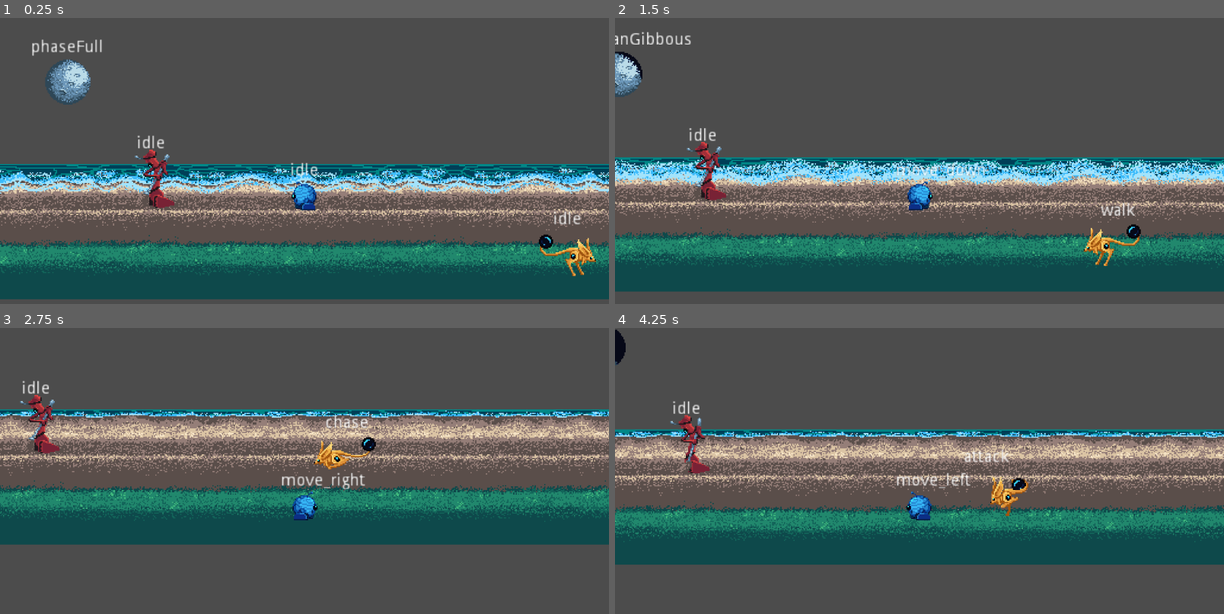
Above: before the commit, frames 1-4 (two rows, left to right).
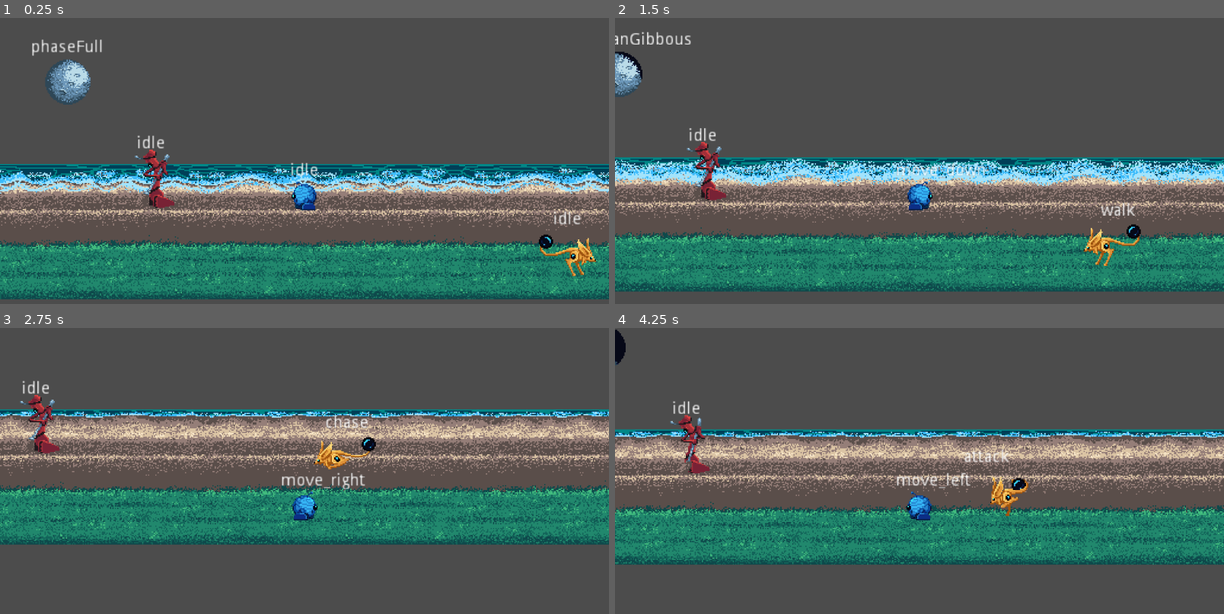
Above: after the commit, the same moments.

Repository: GeekzGamingz/Myunjoule
Game: Godot game, scene res://source/Levels/Level_Debug.tscn
Same seed, same stepped clock (60 frames per second), same inputs: the game is played once before the commit and once after it.
Inputs:
- Up to frame 1 (0.25 s): no input
- Up to frame 2 (1.5 s): hold D (move_right) 0.53-1.28 s; hold E (activate) 0.53-1.28 s; hold S (move_backward) from 1.28 s (still down); tap E (activate) at 1.35 s
- Up to frame 3 (2.75 s): release S (move_backward) at 2.03 s; hold D (move_right) from 2.03 s (still down); hold E (activate) from 2.03 s (still down)
- Up to frame 4 (4.25 s): release D (move_right) at 2.78 s; release E (activate) at 2.78 s; hold W (move_forward) 2.78-3.53 s; tap E (activate) at 2.85 s; hold A (move_left) from 3.53 s (still down); hold E (activate) from 3.53 s (still down)

The runs differ from the first frame. In frame 1, 11% of the frame differs, in the area x 0-100%, y 77-99%; in frame 2, 11%; in frame 3, 11%; in frame 4, 12%, in the area x 0-100%, y 62-83%.

Commit message:
Dialog Changes

Diff:
--- a/project.godot
+++ b/project.godot
@@ -17,7 +17,7 @@
 "base": "Node",
 "class": "StateMachine",
 "language": "GDScript",
-"path": "res://StateMachine.gd"
+"path": "res://source/StateMachine.gd"
 } ]
 _global_script_class_icons={
 "Actor": "",
@@ -33,6 +33,7 @@
 [autoload]
 
 Globals="*res://source/Globals.gd"
+Dialogue="*res://source/Dialogue.gd"
 
 [gui]
 
--- a/source/Actors/Yorker/Yorker.gd
+++ b/source/Actors/Yorker/Yorker.gd
@@ -1,11 +1,47 @@
 extends KinematicBody2D
+#-------------------------------------------------------------------------------------------------#
+var dialog
+var startDialogue = false
+var inDialogue = false
+var inRange = false
+var phaseDia = 0
 #-------------------------------------------------------------------------------------------------#
 #Variables
 var dialog_scene = preload("res://source/UI/Dialog/DialogInterface.tscn")
-var level = "Debug_Zeuk"
 #-------------------------------------------------------------------------------------------------#
+func _process(delta: float) -> void:
+	if startDialogue && !inDialogue:
+		match(phaseDia):
+			0:
+				diaCheck()
+				dialog.dialog = Dialogue.YorkerIntro
+				get_parent().get_node("Player").call_deferred("add_child", dialog)
+			1:
+				diaCheck()
+				dialog.dialog = Dialogue.YorkerChoiceDia1
+				dialog.diaChoice1 = Dialogue.YorkerChoice1
+				dialog.diaChoice2 = Dialogue.YorkerChoice2
+				get_parent().get_node("Player").call_deferred("add_child", dialog)
+#Toggle startDialogue
+func _input(event: InputEvent) -> void:
+	if event.is_action_pressed("activate") && inRange:
+		inRange = false
+		startDialogue = true
+#-------------------------------------------------------------------------------------------------#
+#Dialogue Entered
 func _on_DialogArea_body_entered(body: Node) -> void:
 	if body.name == "Player":
-		var dialog = dialog_scene.instance()
-		dialog.dialog = ['[color=black]“Hey! I’m talking to you!\nCome over here, would ya?”']
-		get_parent().get_node("Player").call_deferred("add_child", dialog)
+		inRange = true
+#Dialogue Exited
+func _on_DialogArea_body_exited(body: Node) -> void:
+	if body.name == "Player":
+		inRange = false
+func diaCheck():
+	inDialogue = true
+	startDialogue = false
+	dialog = dialog_scene.instance()
+	dialog.connect("diaDone", self, "handleDiaDone")
+func handleDiaDone():
+	inDialogue = false
+	inRange = true
+	phaseDia += 1
--- /dev/null
+++ b/source/Dialogue.gd
@@ -0,0 +1,23 @@
+extends Node
+#-------------------------------------------------------------------------------------------------#
+#Yorker
+var YorkerIntro = [
+	'[color=black]Yorker\n[color=red]“...Hey! Are you even listenin\' to me?”',
+	'[color=black]Yorker\n[color=red]“Yeah, you! I\'m talking to you! Come over here, would ya?”',
+	'[color=black]Yorker\n[color=red]“Agh, this is why I hate sand! It gets everywhere, even in my joints! What a nuisance, eh?”'
+]
+var YorkerChoiceDia1 = [
+	'[color=black]Yorker\n[color=red]“...Woah, why\'re you lookin\' at me like that? You short circuiting, or somethin\'?”'
+]
+var YorkerChoice1 = [
+	'[color=blue]“Sorry, I must have been daydreaming.”'
+]
+var YorkerResponse1 = [
+	'[color=black]Yorker\n[color=red]“What the heck? \'Daydreaming?\' Pal, you must be broken somewhere. Machines don\'t dream.”'
+]
+var YorkerChoice2 = [
+	'[color=blue]“what do you want?”'
+]
+var YorkerResponse2 = [
+	'[color=black]Yorker\n[color=red]“Oh, I guess I don\'t exactly belong right here, either, huh.”'
+]
--- a/source/Levels/Beach/Beach.tscn
+++ b/source/Levels/Beach/Beach.tscn
@@ -1,9 +1,9 @@
 [gd_scene load_steps=7 format=2]
 
-[ext_resource path="res://assets/Forgrounds/beach-Lowtide-Sheet.png" type="Texture" id=1]
-[ext_resource path="res://assets/Forgrounds/beach-Midtide-Foreground.png" type="Texture" id=2]
-[ext_resource path="res://assets/Forgrounds/beach-Lowtide-Foreground.png" type="Texture" id=3]
-[ext_resource path="res://assets/Forgrounds/beach-Hightide-Foreground.png" type="Texture" id=4]
+[ext_resource path="res://assets/Foregrounds/beach-Lowtide-Sheet.png" type="Texture" id=1]
+[ext_resource path="res://assets/Foregrounds/beach-Midtide-Foreground.png" type="Texture" id=2]
+[ext_resource path="res://assets/Foregrounds/beach-Lowtide-Foreground.png" type="Texture" id=3]
+[ext_resource path="res://assets/Foregrounds/beach-Hightide-Foreground.png" type="Texture" id=4]
 
 [sub_resource type="Animation" id=2]
 length = 0.001
--- a/source/Objects/Bottle/Bottle.gd
+++ b/source/Objects/Bottle/Bottle.gd
@@ -1,11 +1,33 @@
 extends StaticBody2D
+var startDialogue = false
+var inDialogue = false
+var inRange = false
 #-------------------------------------------------------------------------------------------------#
 #Variables
 var dialog_scene = preload("res://source/UI/Dialog/DialogInterface.tscn")
-var level = "Debug_Zeuk"
 #-------------------------------------------------------------------------------------------------#
+func _process(delta: float) -> void:
+	if startDialogue && !inDialogue:
+		inDialogue = true
+		startDialogue = false
+		var dialog = dialog_scene.instance()
+		dialog.connect("diaDone", self, "handleDiaDone")
+		dialog.dialog = ['[color=black]“It\'s a secret to everyone...”']
+		get_parent().get_node("Player").call_deferred("add_child", dialog)
+#Toggle startDialogue
+func _input(event: InputEvent) -> void:
+	if event.is_action_pressed("activate") && inRange:
+		inRange = false
+		startDialogue = true
+#-------------------------------------------------------------------------------------------------#
+#Dialogue Entered
 func _on_DialogArea_body_entered(body: Node) -> void:
 	if body.name == "Player":
-		var dialog = dialog_scene.instance()
-		dialog.dialog = ['[color=black]“It\'s a secret to everyone...”']
-		get_parent().get_node("Player").call_deferred("add_child", dialog)
+		inRange = true
+#Dialogue Exited
+func _on_DialogArea_body_exited(body: Node) -> void:
+	if body.name == "Player":
+		inRange = false
+func handleDiaDone():
+	inDialogue = false
+	inRange = true
--- a/source/Objects/Bottle/Bottle_Buried.tscn
+++ b/source/Objects/Bottle/Bottle_Buried.tscn
@@ -35,3 +35,4 @@
 texture = ExtResource( 1 )
 
 [connection signal="body_entered" from="DialogArea" to="." method="_on_DialogArea_body_entered"]
+[connection signal="body_exited" from="DialogArea" to="." method="_on_DialogArea_body_exited"]
--- a/source/UI/Dialog/DialogInterface.gd
+++ b/source/UI/Dialog/DialogInterface.gd
@@ -2,10 +2,13 @@
 #-------------------------------------------------------------------------------------------------#
 #Variables
 var dialogIndex = 0
+signal diaDone
 #Bool Variables
 var finished = false
 #OnReady Variables
 onready var dialogText = $TextureRect/MarginContainer/DialogText
+onready var choice1 = $Choice1/MarginContainer/DialogText
+onready var choice2 = $Choice2/MarginContainer/DialogText
 onready var textTween = $TextureRect/MarginContainer/TextTween
 #-------------------------------------------------------------------------------------------------#
 #Dialog
@@ -19,16 +22,24 @@
 	'[color=black]Moving on, we have [fade start=0 length=4]fade[/fade].\nYou can [fade start=0 length=5]start[/fade] with one word or use an entire phrase.\n\"[shake level=10]Mr. Stark[/shake]... [wave][fade start=0 length=20]I don\'t feel so good[/fade][/wave]\".',
 	'[color=black]And the last effect is the [color=white][rainbow]rainbow[/rainbow][color=black].\nThis is great for show …(229 unchanged characters)…
 ]
+var diaChoice1 = ['']
+var diaChoice2 = ['']
 #-------------------------------------------------------------------------------------------------#
 #Ready
 func _ready() -> void:
 	load_dialog()
+	load_choice1()
+	load_choice2()
+#	$Choice1.visible = false
+#	$Choice2.visible = false
 #-------------------------------------------------------------------------------------------------#
 #Process
 func _process(delta: float) -> void:
 	#DialogNextIndicator.visible = finished
 	if Input.is_action_just_pressed("activate"):
 		load_dialog()
+		load_choice1()
+		load_choice2()
 #-------------------------------------------------------------------------------------------------#
 #Load Dialog
 func load_dialog():
@@ -40,8 +51,31 @@
 			0, 1, 1.5, Tween.TRANS_LINEAR,Tween. EASE_IN_OUT)
 		textTween.start()
 	else:
+		emit_signal("diaDone")
 		queue_free()
 	dialogIndex += 1
+func load_choice1():
+	if diaChoice1 != ['']:
+		$Choice1.visible = true
+		finished = false
+		choice1.bbcode_text = diaChoice1[0]
+		choice1.percent_visible = 0
+		textTween.interpolate_property(choice1, "percent_visible",
+			0, 1, 1.5, Tween.TRANS_LINEAR,Tween. EASE_IN_OUT)
+		textTween.start()
+	else:
+		$Choice1.visible = false
+func load_choice2():
+	if diaChoice1 != ['']:
+		$Choice2.visible = true
+		finished = false
+		choice2.bbcode_text = diaChoice2[0]
+		choice2.percent_visible = 0
+		textTween.interpolate_property(choice2, "percent_visible",
+			0, 1, 1.5, Tween.TRANS_LINEAR,Tween. EASE_IN_OUT)
+		textTween.start()
+	else:
+		$Choice2.visible = false
 #Next/Finish Dialog
 func _on_TextTween_tween_completed(object: Object, key: NodePath) -> void:
 	finished = true
--- a/source/UI/Dialog/DialogInterface.tscn
+++ b/source/UI/Dialog/DialogInterface.tscn
@@ -7,11 +7,18 @@
 font_path = "res://assets/UI/Fonts/AndroidNation.ttf"
 
 [sub_resource type="DynamicFont" id=1]
-size = 24
+size = 20
 outline_color = Color( 0, 0, 0, 1 )
 extra_spacing_top = 2
 extra_spacing_bottom = 2
 font_data = SubResource( 2 )
+
+[sub_resource type="DynamicFontData" id=3]
+font_path = "res://assets/UI/Fonts/AndroidNation.ttf"
+
+[sub_resource type="DynamicFont" id=4]
+size = 35
+font_data = SubResource( 3 )
 
 [node name="DialogInterface" type="Control"]
 margin_top = 50.0
@@ -48,4 +55,68 @@
 
 [node name="TextTween" type="Tween" parent="TextureRect/MarginContainer"]
 
+[node name="Choice1" type="TextureRect" parent="."]
+visible = false
+anchor_left = 0.5
+anchor_top = 0.5
+anchor_right = 0.5
+anchor_bottom = 0.5
+margin_left = -465.0
+margin_top = -84.0
+margin_right = 465.0
+margin_bottom = 84.0
+rect_scale = Vector2( 0.45, 0.45 )
+texture = ExtResource( 1 )
+
+[node name="MarginContainer" type="MarginContainer" parent="Choice1"]
+anchor_right = 1.0
+anchor_bottom = 1.0
+margin_left = 24.0
+margin_top = 24.0
+margin_right = -24.0
+margin_bottom = -24.0
+
+[node name="DialogText" type="RichTextLabel" parent="Choice1/MarginContainer"]
+margin_right = 882.0
+margin_bottom = 120.0
+rect_clip_content = false
+custom_fonts/normal_font = SubResource( 4 )
+bbcode_enabled = true
+tab_size = 0
+
+[node name="TextTween" type="Tween" parent="Choice1/MarginContainer"]
+
+[node name="Choice2" type="TextureRect" parent="."]
+visible = false
+anchor_left = 0.5
+anchor_top = 0.5
+anchor_right = 0.5
+anchor_bottom = 0.5
+margin_left = 45.0
+margin_top = -84.0
+margin_right = 975.0
+margin_bottom = 84.0
+rect_scale = Vector2( 0.45, 0.45 )
+texture = ExtResource( 1 )
+
+[node name="MarginContainer" type="MarginContainer" parent="Choice2"]
+anchor_right = 1.0
+anchor_bottom = 1.0
+margin_left = 24.0
+margin_top = 24.0
+margin_right = -24.0
+margin_bottom = -24.0
+
+[node name="DialogText" type="RichTextLabel" parent="Choice2/MarginContainer"]
+margin_right = 882.0
+margin_bottom = 120.0
+rect_clip_content = false
+custom_fonts/normal_font = SubResource( 4 )
+bbcode_enabled = true
+tab_size = 0
+
+[node name="TextTween" type="Tween" parent="Choice2/MarginContainer"]
+
 [connection signal="tween_completed" from="TextureRect/MarginContainer/TextTween" to="." method="_on_TextTween_tween_completed"]
+[connection signal="tween_completed" from="Choice1/MarginContainer/TextTween" to="." method="_on_TextTween_tween_completed"]
+[connection signal="tween_completed" from="Choice2/MarginContainer/TextTween" to="." method="_on_TextTween_tween_completed"]
Binary file added: assets/Foregrounds/beach-Hightide-Foreground.png
Not shown, changed: assets/Foregrounds/beach-Hightide-Foreground.png.import
Renamed: assets/Forgrounds/beach-Lowtide-Foreground.png -> assets/Foregrounds/beach-Lowtide-Foreground.png
Not shown, changed: assets/Foregrounds/beach-Lowtide-Foreground.png.import
Renamed: assets/Forgrounds/beach-Lowtide-Sheet.png -> assets/Foregrounds/beach-Lowtide-Sheet.png
Not shown, changed: assets/Foregrounds/beach-Lowtide-Sheet.png.import
Renamed: assets/Forgrounds/beach-Midtide-Foreground.png -> assets/Foregrounds/beach-Midtide-Foreground.png
Not shown, changed: assets/Foregrounds/beach-Midtide-Foreground.png.import
Renamed: assets/Forgrounds/beach-skyless-Sheet.png -> assets/Foregrounds/beach-skyless-Sheet.png
Not shown, changed: assets/Foregrounds/beach-skyless-Sheet.png.import
Binary file removed: assets/Forgrounds/beach-Hightide-Foreground.png
Renamed: StateMachine.gd -> source/StateMachine.gd
(and 1 more such lines)
